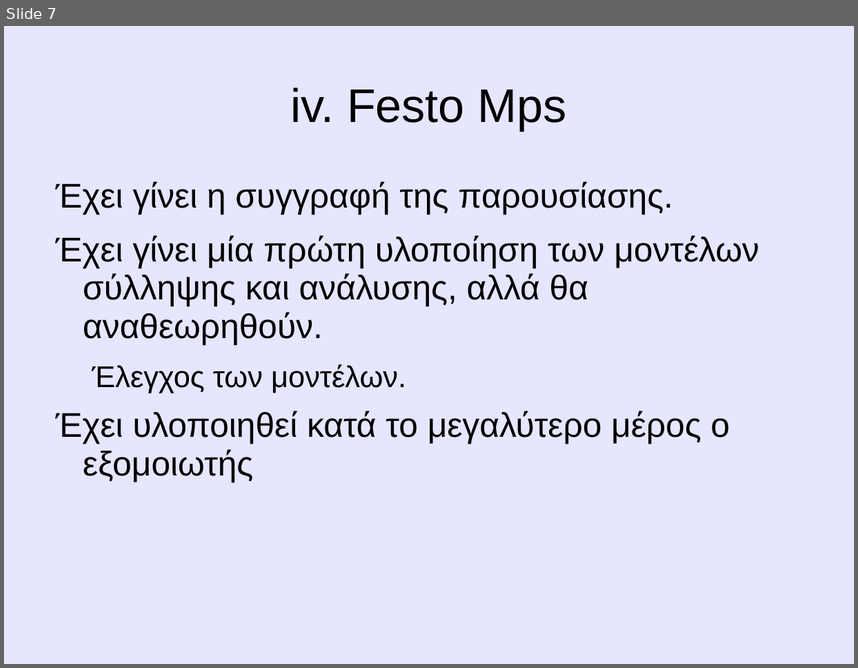
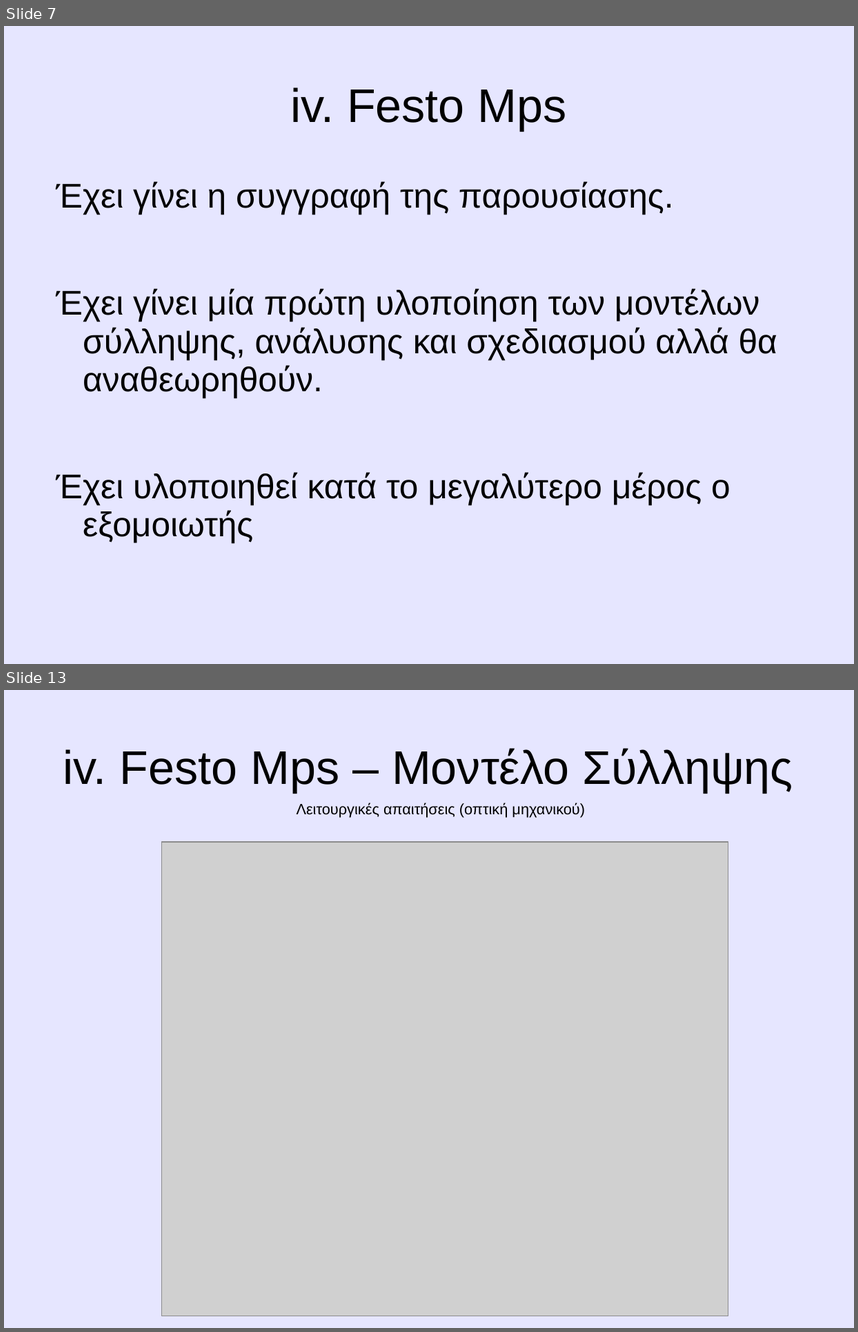
Before and after one commit to amolofos/Thesis, a slide deck: Παρουσίαση/ΠαρουσίασηΔιπλωματικής[08-2012].ppt. Shown one above the other, each under a label of ours: slide 7 before the commit, slides 7 and 13 after it; the slides between them are not shown. The pictures are 858x668 and 858x1332 pixels, drawn with LibreOffice and Linux fonts; fonts in the diff are those of the drawing; grey boxes stand for pictures. Boxes give left, top, right and bottom in pixels: in the first picture for what was removed or moved away, otherwise in the second. Text is boxed around its words. In the diff, an @@ line names an element or a change of style, - is before the commit and + after.

```diff
--- a/Παρουσίαση/ΠαρουσίασηΔιπλωματικής[08-2012].ppt
+++ b/Παρουσίαση/ΠαρουσίασηΔιπλωματικής[08-2012].ppt
@@ slide 13 added at (4,690,854,1328), background #E6E6FF @@
@@ title added at (63,748,793,793), 44 pt, text #000000 @@
+iv. Festo Mps – Μοντέλο Σύλληψης
@@ text added at (297,802,585,818), 14 pt, text #000000 @@
+Λειτουργικές απαιτήσεις (οπτική μηχανικού)
@@ picture added at (162,842,729,1316) @@
@@ slide 7 changed as well @@
@@ text at (56,288,777,398): text changed @@
-Έχει γίνει μία πρώτη υλοποίηση των μοντέλων σύλληψης και ανάλυσης, αλλά θα αναθεωρηθούν.
-  Έλεγχος των μοντέλων.
+Έχει γίνει μία πρώτη υλοποίηση των μοντέλων σύλληψης, ανάλυσης και σχεδιασμού αλλά θα αναθεωρηθούν.
```
Also in this commit, not shown: 4 other slides changed, 23 other slides added, 19 other files.
